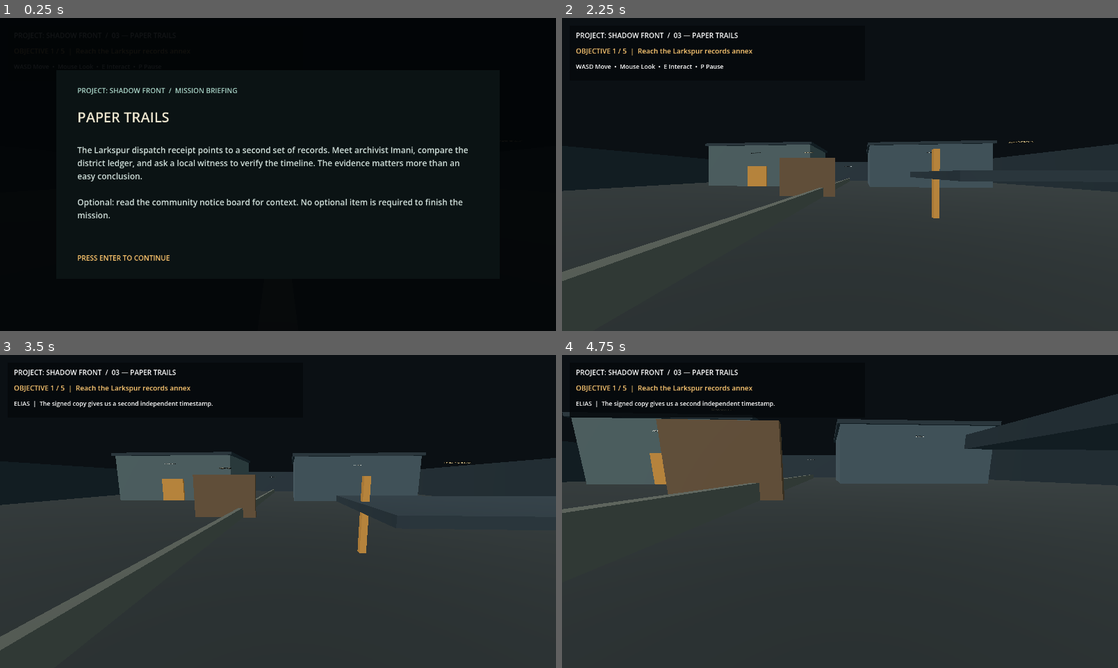
Above: before the commit, frames 1-4 (two rows, left to right).
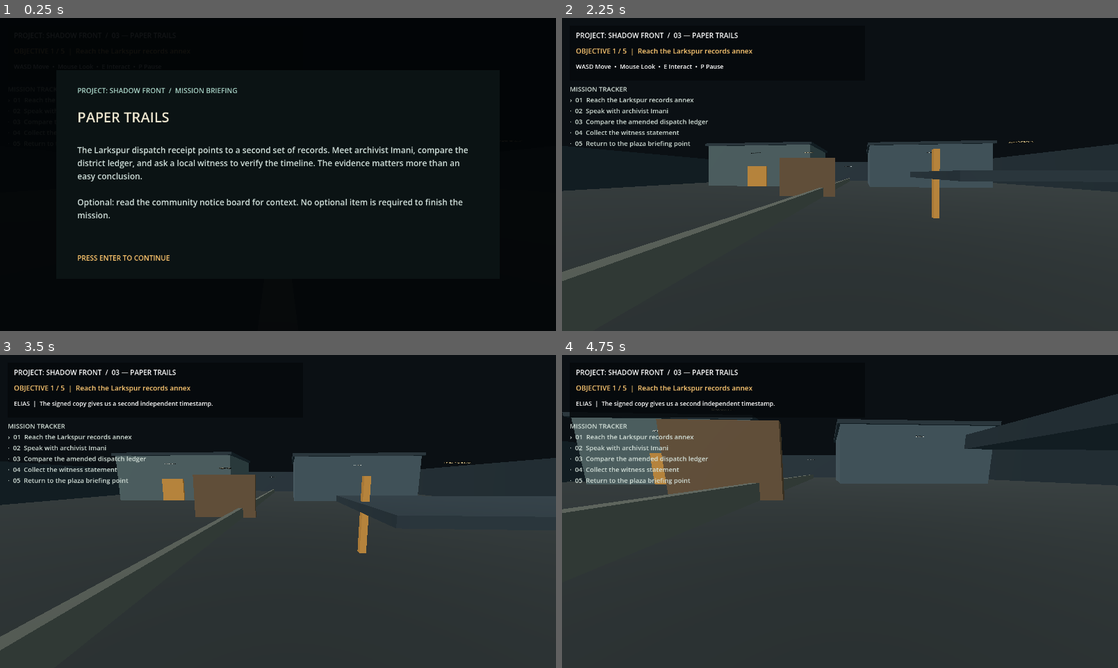
Above: after the commit, the same moments.

Repository: ahmadrohanmustafa-web/PROJECT-SHADOW-FRONT
Game: Godot game, scene res://scenes/mission_03.tscn
Two runs of this game, one before a commit and one after it. Both use one fixed random seed, a clock stepped at 60 frames per second and the inputs below. This scene is started directly instead of the project's main scene.
Inputs (mouse positions are in pixels of both pictures, inside the frame that each line leads up to):
- Up to frame 1 (0.25 s): no input
- Up to frame 2 (2.25 s): tap Enter (ui_accept) at 0.5, 0.77, 1.52 s; move the mouse to (962, 158) at 0.52 s; hold D 0.53-1.28 s; tap Keypad Enter at 0.6 s; click (962, 158) at 0.67 s; move the mouse to (812, 174) at 1.27 s; hold W 1.28-2 s; tap P at 1.35 s; click "RESUME" at 2 s
- Up to frame 3 (3.5 s): tap Enter (ui_accept) at 2.75 s; move the mouse to (289, 505) at 2.77 s; hold W from 2.78 s (still down); tap E at 2.85 s
- Up to frame 4 (4.75 s): keep holding W; move the mouse to (834, 517) at 3.52 s; tap Space at 3.6 s; tap Enter (ui_accept) at 3.77, 4.52 s; move the mouse to (878, 514) at 4.27 s; tap C at 4.35 s

The runs differ from the first frame. In frame 2, 0.9% of the frame differs, in the area x 1-27%, y 22-42%; in frame 3, 0.9%; in frame 4, 0.9%.

Commit message:
Add persistent objective tracker to Paper Trails HUD

Diff:
--- a/scripts/mission_03.gd
+++ b/scripts/mission_03.gd
@@ -24,6 +24,7 @@
 var is_paused: bool = false
 var saved_mission_complete: bool = false
 var optional_note_found: bool = false
+var objective_tracker_label: Label
 
 func _ready() -> void:
 	_create_environment()
@@ -140,6 +141,13 @@
 	heading.text = "PROJECT: SHADOW FRONT  /  03 — PAPER TRAILS"
 	heading.add_theme_font_size_override("font_size", 16)
 	panel.add_child(heading)
+	objective_tracker_label = Label.new()
+	objective_tracker_label.name = "ObjectiveTracker"
+	objective_tracker_label.position = Vector2(18, 152)
+	objective_tracker_label.size = Vector2(500, 132)
+	objective_tracker_label.add_theme_font_size_override("font_size", 15)
+	objective_tracker_label.add_theme_color_override("font_color", Color(0.83, 0.88, 0.85))
+	layer.add_child(objective_tracker_label)
 	objective_label = Label.new()
 	objective_label.position = Vector2(14, 46)
 	objective_label.size = Vector2(650, 30)
@@ -155,7 +163,17 @@
 	add_child(layer)
 	_refresh_objective_label()
 
+func _refresh_objective_tracker() -> void:
+	if not is_instance_valid(objective_tracker_label):
+		return
+	var lines: Array[String] = []
+	for i in range(OBJECTIVES.size()):
+		var state := "✓" if i < objective_index else ("›" if i == objective_index and not saved_mission_complete else "·")
+		lines.append("%s  %02d  %s" % [state, i + 1, OBJECTIVES[i]])
+	objective_tracker_label.text = "MISSION TRACKER\n" + "\n".join(lines)
+
 func _refresh_objective_label() -> void:
+	_refresh_objective_tracker()
 	if objective_index >= OBJECTIVES.size():
 		objective_label.text = "MISSION COMPLETE  |  Evidence verified"
 	else:
